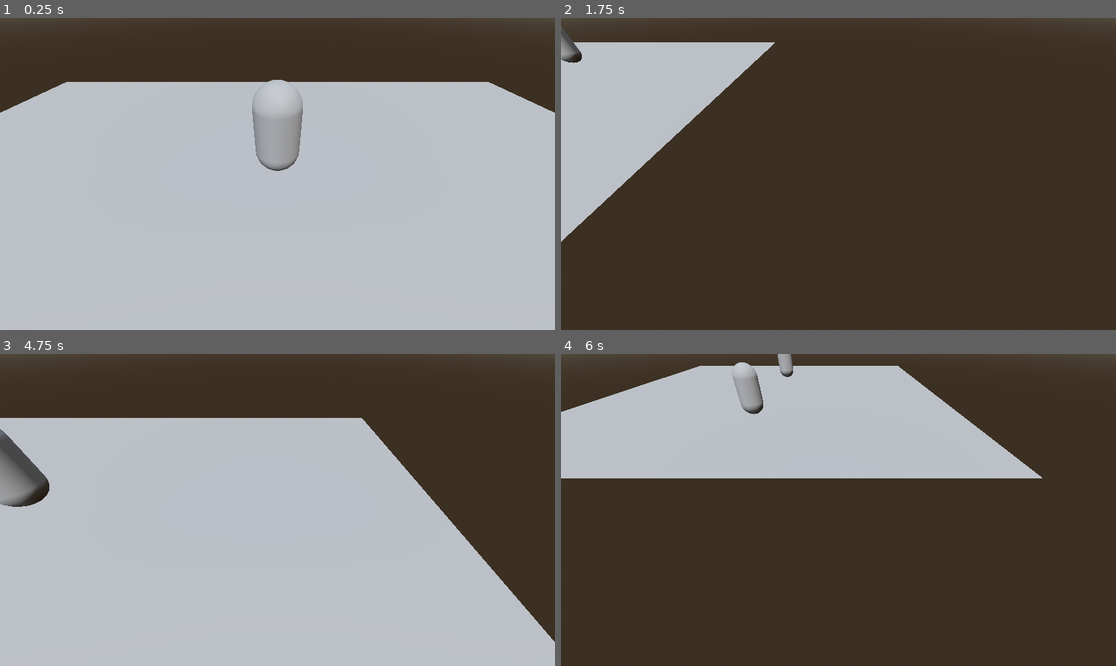
Above: before the commit, frames 1-4 (two rows, left to right).
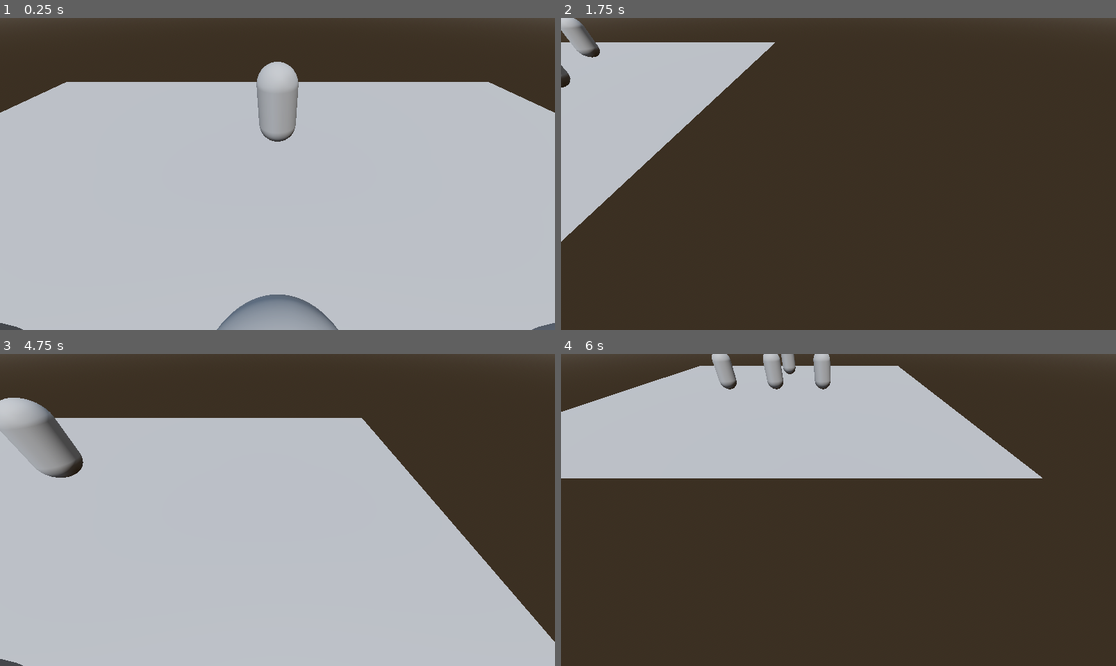
Above: after the commit, the same moments.

Repository: SendHelp001/character-arena-godot
Game: Godot game, scene res://World.tscn
The game is run twice, just before and just after one commit, with the same random seed, the same clock (stepped at 60 frames per second) and the same inputs.
Inputs (mouse positions are in pixels of both pictures, inside the frame that each line leads up to):
- Up to frame 1 (0.25 s): no input
- Up to frame 2 (1.75 s): tap Enter at 0.5 s; move the mouse to (960, 158) at 0.52 s; hold Right (ui_right) 0.53-1.28 s; hold Shift 0.53-1.28 s; click (960, 158) at 0.67 s; move the mouse to (727, 189) at 1.27 s; hold Down (ui_down) from 1.28 s (still down); tap Shift at 1.35 s; click (727, 189) at 1.42 s
- Up to frame 3 (4.75 s): move the mouse to (333, 441) at 2.02 s; release Down (ui_down) at 2.03 s; hold Right (ui_right) 2.03-2.78 s; hold Shift 2.03-2.78 s; click (333, 441) at 2.17 s; move the mouse to (249, 572) at 2.77 s; hold Up (ui_up) 2.78-3.53 s; tap Shift at 2.85, 4.35 s; click (249, 572) at 2.92 s; tap Space at 3.5 s; move the mouse to (444, 556) at 3.52 s; hold Shift 3.53-4.28 s; hold Left (ui_left) from 3.53 s (still down); click (444, 556) at 3.67 s; move the mouse to (111, 463) at 4.27 s; click (111, 463) at 4.42 s
- Up to frame 4 (6 s): move the mouse to (866, 510) at 5.02 s; release Left (ui_left) at 5.03 s; hold Down (ui_down) 5.03-5.78 s; hold Shift 5.03-5.78 s; click (866, 510) at 5.17 s; move the mouse to (755, 432) at 5.77 s; hold Right (ui_right) from 5.78 s (still down); tap Shift at 5.85 s; click (755, 432) at 5.92 s

The runs differ from the first frame. In frame 1, 3.8% of the frame differs, in the area x 0-100%, y 14-100%; in frame 2, 0.8%; in frame 3, 3.7%; in frame 4, 1.6%.

Commit message:
feat: Implement core unit components, character stat resources, and comprehensive project documentation.

Diff:
--- /dev/null
+++ b/ResourceStats/hero_archer.tres
@@ -0,0 +1,17 @@
+[gd_resource type="Resource" script_class="StatData" load_steps=2 format=3 uid="uid://cqb5h8x2v3n4a"]
+
+[ext_resource type="Script" uid="uid://cua3yj1au11r0" path="res://Scripts/StatData.gd" id="1_archer"]
+
+[resource]
+script = ExtResource("1_archer")
+name = "Archer"
+max_hp = 420
+move_speed = 11.0
+attack_damage = 75
+attack_range = 8.0
+attack_cooldown = 1.5
+armor = 6.0
+mana = 200
+mana_regen = 2.0
+gold_worth = 120
+metadata/_custom_type_script = "uid://cua3yj1au11r0"
--- /dev/null
+++ b/ResourceStats/hero_mage.tres
@@ -0,0 +1,17 @@
+[gd_resource type="Resource" script_class="StatData" load_steps=2 format=3 uid="uid://d78u71sfu5cj"]
+
+[ext_resource type="Script" uid="uid://cua3yj1au11r0" path="res://Scripts/StatData.gd" id="1_mage"]
+
+[resource]
+script = ExtResource("1_mage")
+name = "Mage"
+max_hp = 350
+move_speed = 9.5
+attack_damage = 95
+attack_range = 10.0
+attack_cooldown = 2.0
+armor = 3.0
+mana = 500
+mana_regen = 4.0
+gold_worth = 150
+metadata/_custom_type_script = "uid://cua3yj1au11r0"
--- a/ResourceStats/hero1.tres
+++ b/ResourceStats/hero_warrior.tres
@@ -4,5 +4,14 @@
 
 [resource]
 script = ExtResource("1_disca")
+name = "Warrior"
+max_hp = 600
 move_speed = 10.0
+attack_damage = 55
+attack_range = 2.5
+attack_cooldown = 1.2
+armor = 15.0
+mana = 150
+mana_regen = 1.5
+gold_worth = 100
 metadata/_custom_type_script = "uid://cua3yj1au11r0"
--- a/Scenes/Components/UnitMovement.gd
+++ b/Scenes/Components/UnitMovement.gd
@@ -25,14 +25,23 @@
 # ------------------------------
 # Movement Control
 # ------------------------------
+var follow_target: Node = null  # Unit to follow
+
 func set_target_position(pos: Vector3):
+	# Clear follow target when manually moving
+	follow_target = null
 	if agent:
 		agent.set_target_position(pos)
+
+func set_follow_target(target: Node):
+	"""Follow another unit continuously"""
+	follow_target = target
 
 func is_navigation_finished() -> bool:
 	return agent.is_navigation_finished() if agent else true
 
 func stop_movement():
+	follow_target = null  # Stop following
 	if agent and unit:
 		agent.set_target_position(unit.global_position)
 
@@ -42,6 +51,13 @@
 func process_movement(_delta: float):
 	if not stats or not stats.stat_data or not agent or not unit:
 		return
+
+	# Update follow target position
+	if follow_target and is_instance_valid(follow_target):
+		agent.set_target_position(follow_target.global_position)
+	elif follow_target:
+		# Follow target no longer valid
+		follow_target = null
 
 	if agent.is_navigation_finished():
 		movement_finished.emit()
@@ -54,5 +70,7 @@
 		unit.velocity = dir.normalized() * stats.stat_data.move_speed
 		unit.move_and_slide()
 	else:
-		agent.set_target_position(unit.global_position)
-		target_reached.emit()
+		# Only stop if not following
+		if not follow_target:
+			agent.set_target_position(unit.global_position)
+			target_reached.emit()
--- a/Scenes/Components/UnitUI.gd
+++ b/Scenes/Components/UnitUI.gd
@@ -21,7 +21,9 @@
 	if not stats or not stats.stat_data or not stats_label:
 		return
 
-	stats_label.text = "HP: %d/%d\nMP: %d/%d" % [
+	var unit_name = stats.stat_data.name if stats.stat_data.name else "Unit"
+	stats_label.text = "%s\nHP: %d/%d\nMP: %d/%d" % [
+		unit_name,
 		stats.current_hp, stats.stat_data.max_hp,
 		int(stats.current_mana), stats.stat_data.mana
 	]
--- a/Scenes/Unit.gd
+++ b/Scenes/Unit.gd
@@ -75,6 +75,14 @@
 	if combat:
 		combat.set_aggressive_mode(false)
 
+func set_follow_target(target_unit: Node):
+	"""Command this unit to follow another unit"""
+	if movement:
+		movement.set_follow_target(target_unit)
+	# Following switches to passive mode
+	if combat:
+		combat.set_aggressive_mode(false)
+
 func stop_all_actions():
 	"""Stop all movement and combat actions"""
 	if movement:
--- a/Scenes/Unit.tscn
+++ b/Scenes/Unit.tscn
@@ -1,7 +1,7 @@
 [gd_scene load_steps=11 format=3 uid="uid://bse20ws4otdc8"]
 
 [ext_resource type="Script" uid="uid://beh22loi7o0px" path="res://Scenes/Unit.gd" id="1_qk68r"]
-[ext_resource type="Resource" uid="uid://b4ati3agu6hl7" path="res://ResourceStats/hero1.tres" id="2_lymsv"]
+[ext_resource type="Resource" uid="uid://b4ati3agu6hl7" path="res://ResourceStats/hero_warrior.tres" id="2_lymsv"]
 [ext_resource type="Script" uid="uid://d3nmhythni8qv" path="res://Scenes/Components/UnitMovement.gd" id="3_ppost"]
 [ext_resource type="Script" uid="uid://bdvhyxnqswdv1" path="res://Scenes/Components/UnitCombat.gd" id="4_20lhf"]
 [ext_resource type="Script" uid="uid://dqg78oxd8p48j" path="res://Scenes/Components/UnitSelection.gd" id="5_uqujc"]
@@ -24,6 +24,7 @@
 stats_resource = ExtResource("2_lymsv")
 
 [node name="NavigationAgent3D" type="NavigationAgent3D" parent="."]
+avoidance_enabled = true
 debug_enabled = true
 
 [node name="SelectionRing" type="MeshInstance3D" parent="."]
--- a/Scripts/selectionController.gd
+++ b/Scripts/selectionController.gd
@@ -62,18 +62,42 @@
 									u.set_combat_target(collider)
 							print("Attack command issued on:", collider.name)
 						else:
-							print("Can't attack friendly unit:", collider.name)
+							# Follow command - friendly unit
+							for u in selected:
+								if u.has_method("set_follow_target"):
+									u.set_follow_target(collider)
+							print("Follow command issued on ally:", collider.name)
 					else:
 						print("Right-clicked unit:", collider.name)
 				else:
 					# Move command for selected units
-					for u in selected:
-						u.set_move_target(result.position)
+					_move_units_with_formation(selected, result.position)
 		else:
 			# Clicked on empty space (no collision) - deselect all if left click
 			if event.button_index == MOUSE_BUTTON_LEFT:
 				_deselect_all()
 				print("Deselected all units (clicked on empty space)")
+
+# Move units with formation spread to prevent collision lag
+func _move_units_with_formation(units: Array, center_pos: Vector3):
+	if units.size() == 0:
+		return
+
+	if units.size() == 1:
+		# Single unit - move directly to target
+		units[0].set_move_target(center_pos)
+		return
+
+	# Multiple units - spread them in a circle formation
+	var spread_radius = .9  # Distance between units
+	var angle_step = TAU / units.size()  # Divide circle evenly
+
+	for i in range(units.size()):
+		var angle = angle_step * i
+		var offset = Vector3(cos(angle), 0, sin(angle)) * spread_radius
+		var target_pos = center_pos + offset
+		units[i].set_move_target(target_pos)
+
 
 # Deselect all units
 func _deselect_all():
--- a/World.tscn
+++ b/World.tscn
@@ -1,8 +1,10 @@
-[gd_scene load_steps=11 format=3 uid="uid://cfrhyxgrw488v"]
+[gd_scene load_steps=13 format=3 uid="uid://cfrhyxgrw488v"]
 
 [ext_resource type="Script" uid="uid://cjey2pgieryep" path="res://Scripts/cameraController.gd" id="1_c6gwx"]
 [ext_resource type="Script" uid="uid://dm8w3c4c2u5d4" path="res://Scripts/selectionController.gd" id="2_2dftf"]
 [ext_resource type="PackedScene" uid="uid://bse20ws4otdc8" path="res://Scenes/Unit.tscn" id="3_bcbcq"]
+[ext_resource type="Resource" uid="uid://cqb5h8x2v3n4a" path="res://ResourceStats/hero_archer.tres" id="5_archer"]
+[ext_resource type="Resource" uid="uid://d78u71sfu5cj" path="res://ResourceStats/hero_mage.tres" id="6_mage"]
 
 [sub_resource type="ProceduralSkyMaterial" id="ProceduralSkyMaterial_bcbcq"]
 sky_horizon_color = Color(0.66224277, 0.6717428, 0.6867428, 1)
@@ -58,9 +60,17 @@
 transform = Transform3D(1, 0, 0, 0, 0.73035306, 0.6830698, 0, -0.6830698, 0.73035306, 0, 3.393238, 0)
 script = ExtResource("2_2dftf")
 
-[node name="Unit" parent="." instance=ExtResource("3_bcbcq")]
-transform = Transform3D(1, 0, 0, 0, 1, 0, 0, 0, 1, 0, 1.1161244, 4.7356663)
+[node name="Warrior" parent="." instance=ExtResource("3_bcbcq")]
+transform = Transform3D(1, 0, 0, 0, 1, 0, 0, 0, 1, -3, 1.1161244, 0)
 
-[node name="Unit2" parent="." instance=ExtResource("3_bcbcq")]
-transform = Transform3D(1, 0, 0, 0, 1, 0, 0, 0, 1, 0, 1.1161244, -3.809816)
+[node name="Archer" parent="." instance=ExtResource("3_bcbcq")]
+transform = Transform3D(1, 0, 0, 0, 1, 0, 0, 0, 1, 0, 1.1161244, 0)
+stats_resource = ExtResource("5_archer")
+
+[node name="Mage" parent="." instance=ExtResource("3_bcbcq")]
+transform = Transform3D(1, 0, 0, 0, 1, 0, 0, 0, 1, 3, 1.1161244, 0)
+stats_resource = ExtResource("6_mage")
+
+[node name="EnemyWarrior" parent="." instance=ExtResource("3_bcbcq")]
+transform = Transform3D(1, 0, 0, 0, 1, 0, 0, 0, 1, 0, 1.1161244, -5)
 team_id = 1
Not shown, added: CHARACTERS.md
Not shown, added: MOVEMENT_LAG_FIX.md
Not shown, changed: README.md
Not shown, added: ROADMAP.md
Not shown, added: Scenes/Components/FOLLOW_FEATURE.md
Not shown, added: future_plans.md
